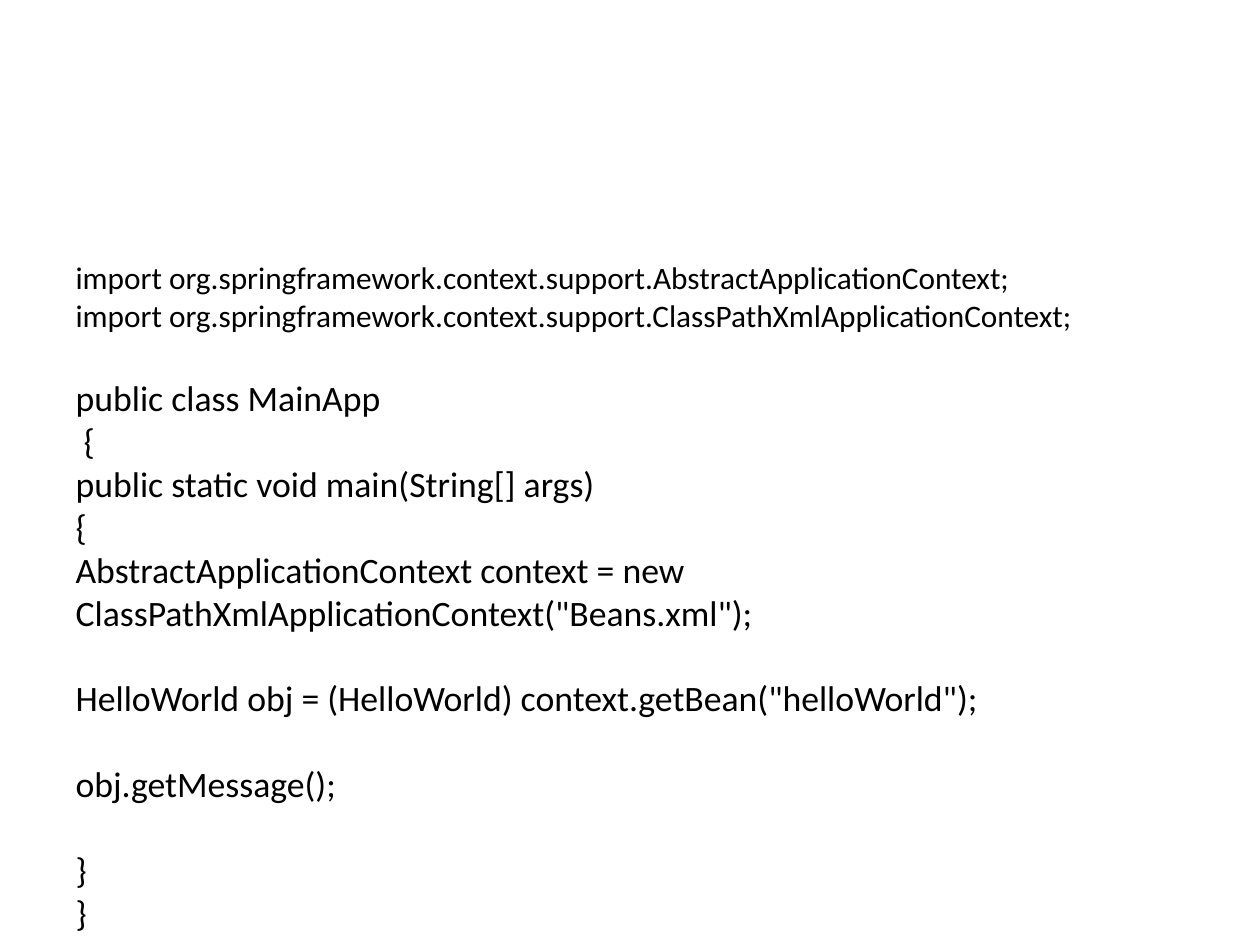
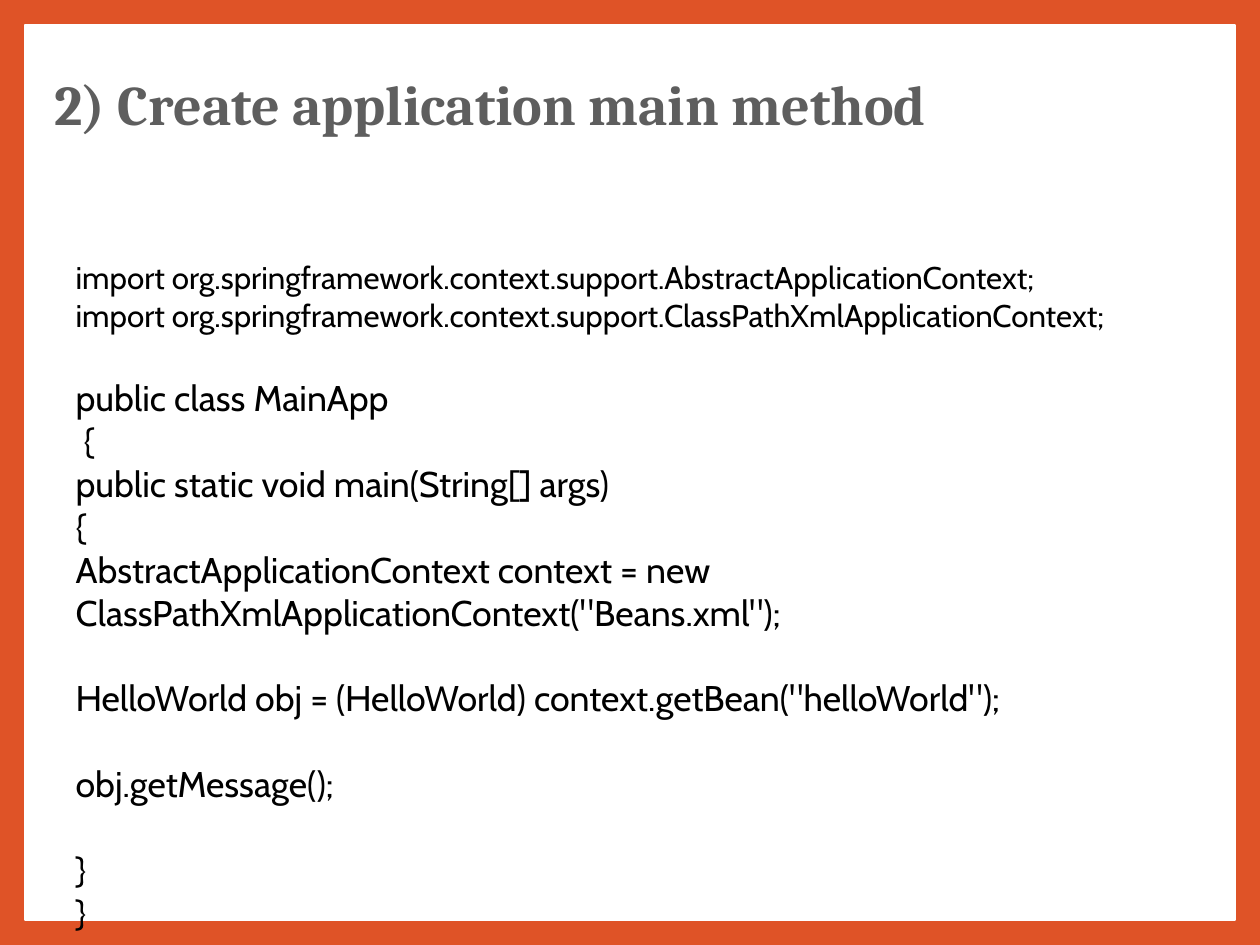
Before and after one commit to jrambasana/AJP2022-material, a slide deck: slide 36 of AJP Slides/AJP (01ce0502) - Unit 7 - Spring.pptx (slide 35 before the commit). Drawn at 1260x945 pixels with LibreOffice and Linux fonts; fonts in the diff are those of the drawing; background and template pictures are left out. Boxes give left, top, right and bottom in pixels: in the first picture for what was removed or moved away, otherwise in the second. Text is boxed around its words. In the diff, an @@ line names an element or a change of style, - is before the commit and + after.

```diff
--- a/AJP Slides/AJP (01ce0502) - Unit 7 - Spring.pptx
+++ b/AJP Slides/AJP (01ce0502) - Unit 7 - Spring.pptx
@@ background picture (left out) to #DF5327 @@
@@ rectangle added at bbox=[25, 25, 1235, 920], fill #FFFFFF, outline #FFFFFF 1 pt @@
@@ text "2) Create application main method": place and size @@
-text "2) Create application main method" at bbox=[0, 63, 640, 253]
+text "2) Create application main method" at bbox=[54, 84, 925, 137]
@@ text "2) Create application main method" at bbox=[54, 84, 925, 137]: size 28 to 32 pt, text colour #FFFFFF to #5E5E5E @@
@@ text "import org.springframework.context.support.AbstractApplicati ..." at bbox=[76, 265, 1104, 805]: font Calibri to Cabin @@
```
Also in this commit, not shown: 46 other slides changed, 3 slides added, 2 slides removed, 17 other files.
